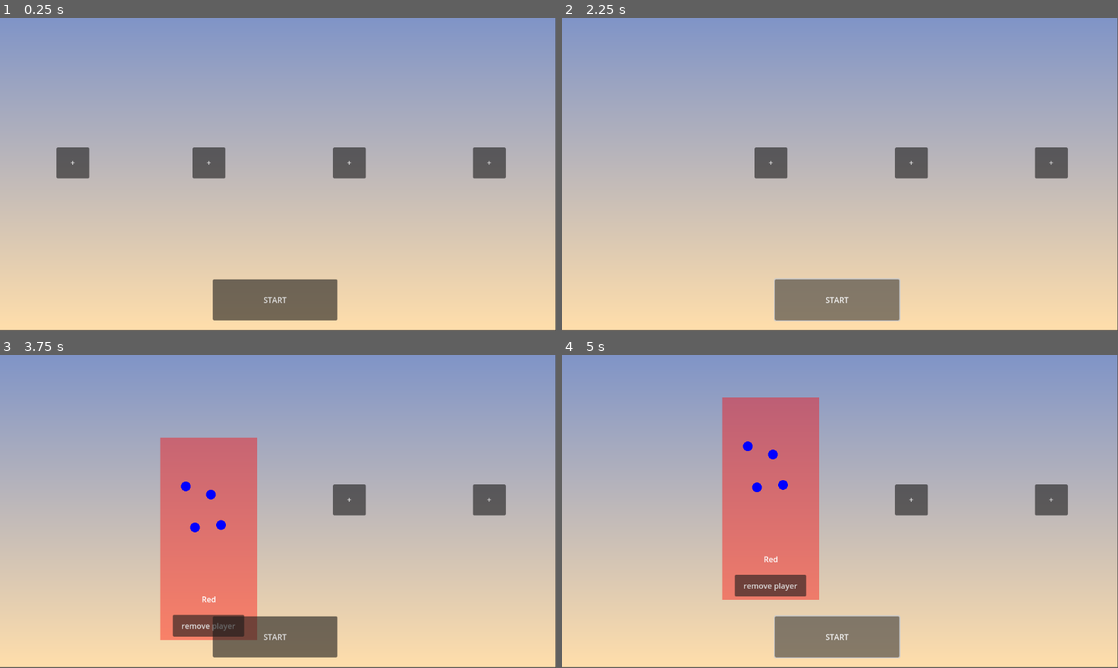
Above: before the commit, frames 1-4 (two rows, left to right).
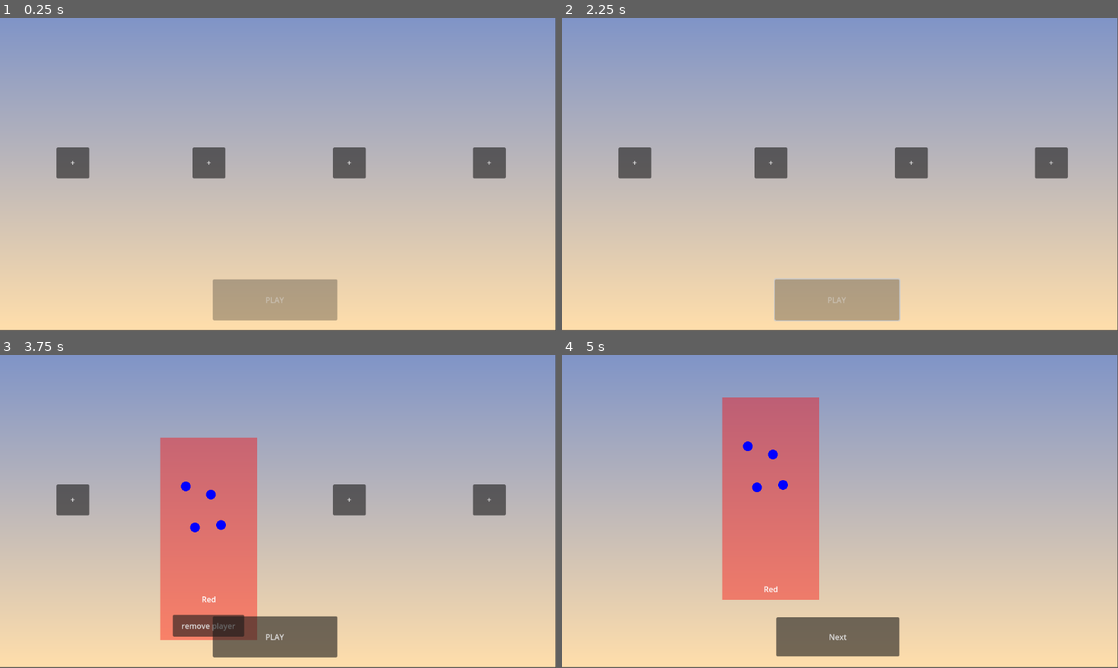
Above: after the commit, the same moments.

Repository: Alex-Onceanu/LD58
Game: Godot game, scene res://Scenes/Menus/selection_menu.tscn
The game is run twice, just before and just after one commit, with the same random seed, the same clock (stepped at 60 frames per second) and the same inputs. This scene is started directly instead of the project's main scene.
Inputs (mouse positions are in pixels of both pictures, inside the frame that each line leads up to):
- Up to frame 1 (0.25 s): no input
- Up to frame 2 (2.25 s): click "+" at 0.5 s; click "remove player" at 1.25 s; click (834, 299) at 2 s, where only the run before the commit has a clickable "START"
- Up to frame 3 (3.75 s): click (272, 636) at 2.75 s, where only the run before the commit has a clickable "START"; click "+" at 3.5 s
- Up to frame 4 (5 s): click (834, 636) at 4.25 s, where only the run after the commit has a clickable "PLAY"

The runs differ from the first frame. In frame 1, 2.9% of the frame differs, in the area x 38-61%, y 83-97%; in frame 2, 3.5%, in the area x 10-61%, y 41-97%; in frame 3, 0.7%; in frame 4, 2.5%.
Error before the commit: Invalid assignment of property or key 'visible' with value of type 'bool' on a base object of type 'null instance'. (res://Script/Menu/selection_menu.gd:7)

Commit message:
Turns in bet menu

Diff:
--- a/Scenes/Menus/selection_menu.tscn
+++ b/Scenes/Menus/selection_menu.tscn
@@ -52,13 +52,34 @@
 clrName = "Green"
 clr = Color(0, 1, 0, 1)
 
-[node name="Start" type="Button" parent="."]
+[node name="Play" type="Button" parent="."]
 layout_mode = 0
 offset_left = 441.0
 offset_top = 541.0
 offset_right = 699.0
 offset_bottom = 626.0
 mouse_filter = 1
+disabled = true
+text = "PLAY"
+
+[node name="Next" type="Button" parent="."]
+visible = false
+layout_mode = 0
+offset_left = 444.0
+offset_top = 543.0
+offset_right = 699.0
+offset_bottom = 624.0
+text = "Next"
+
+[node name="StartGame" type="Button" parent="."]
+visible = false
+layout_mode = 0
+offset_left = 442.0
+offset_top = 542.0
+offset_right = 701.0
+offset_bottom = 624.0
 text = "START"
 
-[connection signal="pressed" from="Start" to="." method="_on_start_pressed"]
+[connection signal="pressed" from="Play" to="." method="_on_play_pressed"]
+[connection signal="pressed" from="Next" to="." method="_on_next_pressed"]
+[connection signal="pressed" from="StartGame" to="." method="_on_start_game_pressed"]
--- a/Script/Marble/draggable_marble.gd
+++ b/Script/Marble/draggable_marble.gd
@@ -1,6 +1,4 @@
 extends Node2D
-
-signal clicked
 
 @onready var held = false
 @onready var mouse_in = false
@@ -9,14 +7,11 @@
 var pos_to_reset : Vector2
 @onready var should_reset = false
 
+const PMARBLE_SCENE = preload("res://Scenes/Marble/physics_marble.tscn")
+
 func _ready() -> void:
 	$PhysicsMarble.freeze = true
 	pos_to_reset = $PhysicsMarble.global_transform.origin
-
-func reset_pos():
-	print(pos_to_reset, $PhysicsMarble.global_transform.origin)
-	$PhysicsMarble.freeze = true
-	should_reset = true
 
 func _physics_process(delta):
 	if held:
@@ -29,8 +24,7 @@
 
 func _process(delta):
 	if Input.is_action_just_pressed("mouse_click") and mouse_in:
-		print("coucou")
-		clicked.emit(self)
+		get_parent().get_parent()._on_pickable_clicked(self)
 	elif not Input.is_mouse_button_pressed(MOUSE_BUTTON_LEFT):
 		held = false
 
--- a/Script/Menu/player_select.gd
+++ b/Script/Menu/player_select.gd
@@ -2,18 +2,19 @@
 
 @export var clrName : String
 @export var clr : Color
+
 @onready var held_object = null
+@onready var can_pick = false
 
 # Called when the node enters the scene tree for the first time.
 func _ready() -> void:
 	$Background/Label.text = clrName
 	$Background/BackgroundImg.color = clr
 	$Background/BackgroundImg.color.a = 0.4
-	for node in get_tree().get_nodes_in_group("pickable"):
-		node.clicked.connect(_on_pickable_clicked)
 
 func _on_pickable_clicked(obj):
-	if !held_object:
+	if !held_object and can_pick:
+		print(can_pick, clrName)
 		obj.pickup()
 		held_object = obj
 
@@ -31,6 +32,8 @@
 	$Marbles.visible = true
 	create_tween().tween_property($Background, "position", Vector2($Background.position.x, $Background.position.y-730.), 0.7).set_trans(Tween.TRANS_ELASTIC).set_ease(Tween.EASE_OUT)
 	create_tween().tween_property($Marbles, "position", Vector2($Marbles.position.x, $Marbles.position.y-730.), 0.7).set_trans(Tween.TRANS_ELASTIC).set_ease(Tween.EASE_OUT)
+	get_parent().nb_ready += 1
+	get_node("../Play").disabled = false
 
 func _on_remove_player_pressed() -> void:
 	$Background/RemovePlayer.visible = false
@@ -38,6 +41,6 @@
 	create_tween().tween_property($Background, "position", Vector2($Background.position.x, $Background.position.y+730), 0.5).set_trans(Tween.TRANS_QUART).set_ease(Tween.EASE_OUT)
 	$Marbles.visible = false
 	create_tween().tween_property($Marbles, "position", Vector2($Marbles.position.x, $Marbles.position.y+730.), 0.7).set_trans(Tween.TRANS_ELASTIC).set_ease(Tween.EASE_OUT)
-	for i in range(1, 5):
-		if get_node("Marbles/DraggableMarble" + str(i)).was_held:
-			get_node("Marbles/DraggableMarble" + str(i)).reset_pos()
+	get_parent().nb_ready -= 1
+	if get_parent().nb_ready <= 0:
+		get_node("../Play").disabled = true
--- a/Script/Menu/selection_menu.gd
+++ b/Script/Menu/selection_menu.gd
@@ -1,11 +1,41 @@
 extends Control
 
-func _on_start_pressed() -> void:
+@onready var started := false
+@onready var who_bets := 0
+@onready var nb_ready := 0
+
+var who_plays := []
+
+func _on_play_pressed() -> void:
 	for i in range(1, 5):
 		if get_node("PlayerSelect" + str(i) + "/AddPlayer").visible == true:
 			get_node("PlayerSelect" + str(i) + "/AddPlayer").visible = false
-		get_node("PlayerSelect" + str(i) + "/RemovePlayer").visible = false
-		get_node("PlayerSelect" + str(i) + "/AddPlayer").position = get_node("PlayerSelect" + str(i) + "/RemovePlayer").position
-		#resize les menus ici ?
-		#get_node("PlayerSelect" + str(i) + "/Background").scale =
+		else:
+			who_plays.append(i)
+		get_node("PlayerSelect" + str(i) + "/Background/RemovePlayer").visible = false
+		get_node("PlayerSelect" + str(i) + "/Background/Label").position.y = get_node("PlayerSelect" + str(i) + "/Background/RemovePlayer").position.y
+
+	$Next.visible = true
+	$Play.visible = false
+	get_node("PlayerSelect" + str(who_plays[0])).can_pick = true
+	who_bets = 0
+	print(who_plays)
+
+	#resize les menus ici ?
+	#get_node("PlayerSelect" + str(i) + "/Background").scale =
 	#visible = false
+
+
+func _on_next_pressed() -> void:
+	get_node("PlayerSelect" + str(who_plays[who_bets])).can_pick = false
+	who_bets += 1
+	get_node("PlayerSelect" + str(who_plays[who_bets])).can_pick = true
+	if who_bets >= who_plays.size() - 1:
+		$Next.visible = false
+		$StartGame.visible = true
+
+func _on_start_game_pressed() -> void:
+	get_node("PlayerSelect" + str(who_plays[who_bets])).can_pick = false
+	who_bets = 0
+	visible = false
+	#passer au jeu
